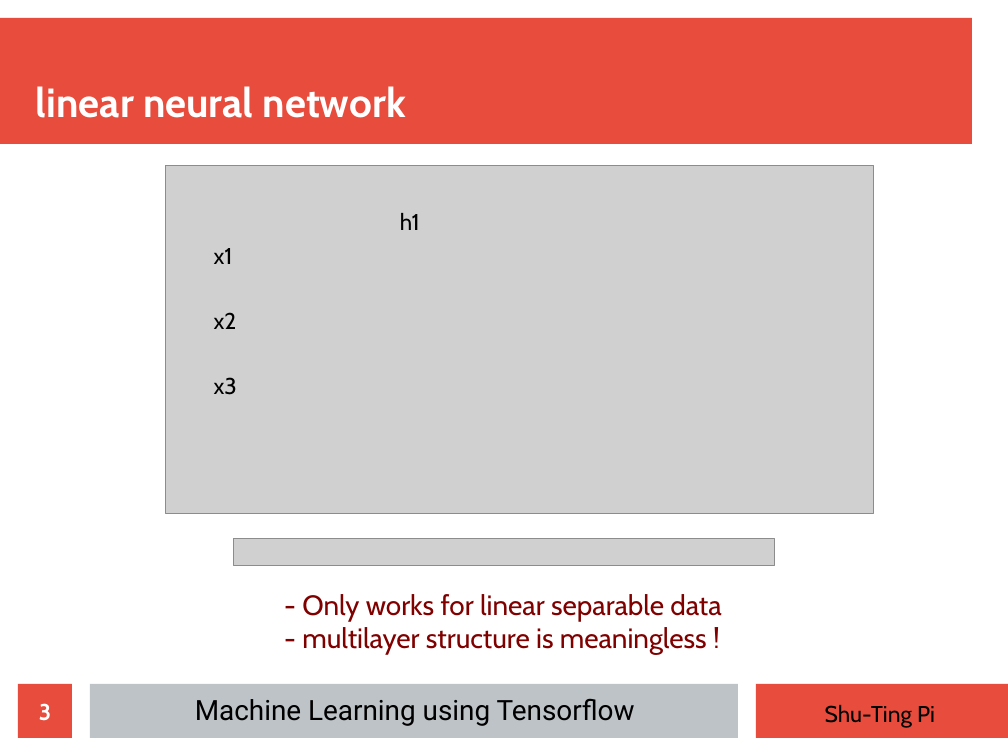
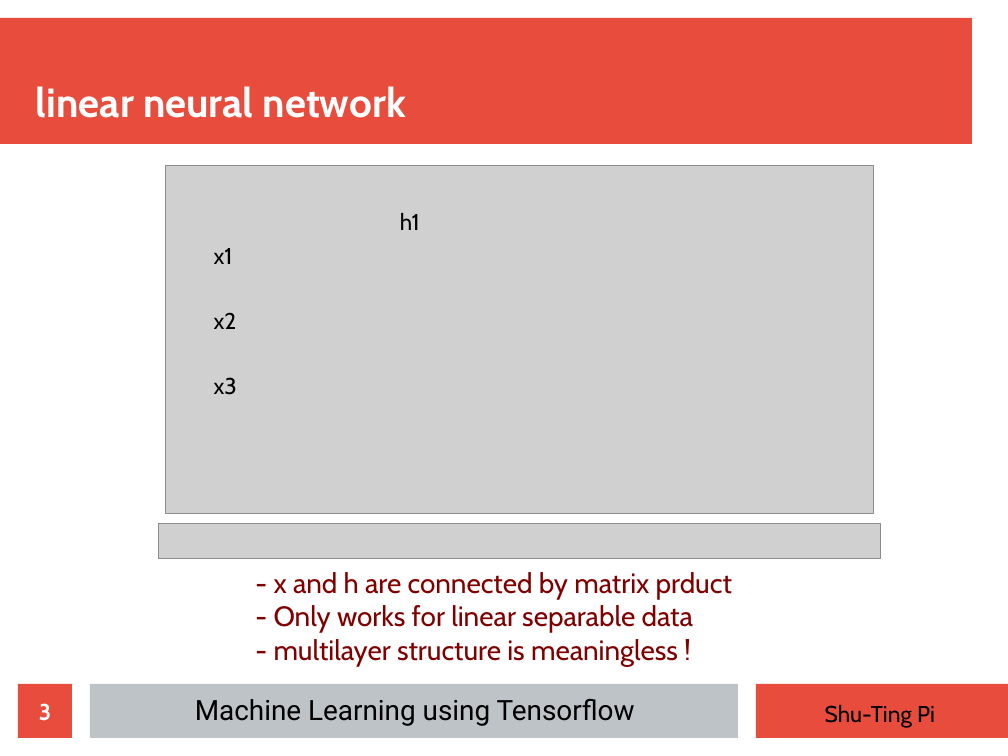
Before and after one commit to pipidog/MLclass, a slide deck: slide 3 of slide/slide02 (basis of deep learning and regression).odp. Drawn at 1008x756 pixels with LibreOffice and Linux fonts; fonts in the diff are those of the drawing; grey boxes stand for pictures. Boxes give left, top, right and bottom in pixels: in the first picture for what was removed or moved away, otherwise in the second. Text is boxed around its words. In the diff, an @@ line names an element or a change of style, - is before the commit and + after.

Commit message:
code03, code04, slide03 done

```diff
--- a/slide/slide02 (basis of deep learning and regression).odp
+++ b/slide/slide02 (basis of deep learning and regression).odp
@@ picture: place and size @@
-picture at (233,538,774,565)
+picture at (158,524,881,559)
@@ text "- x and h are ...": place and size @@
-text "- x and h are ..." at (302,594,721,655)
+text "- x and h are ..." at (274,572,732,667)
@@ text at (274,572,732,599): paragraph added @@
+- x and h are connected by matrix prduct
```
Also in this commit, not shown: 29 other files.
